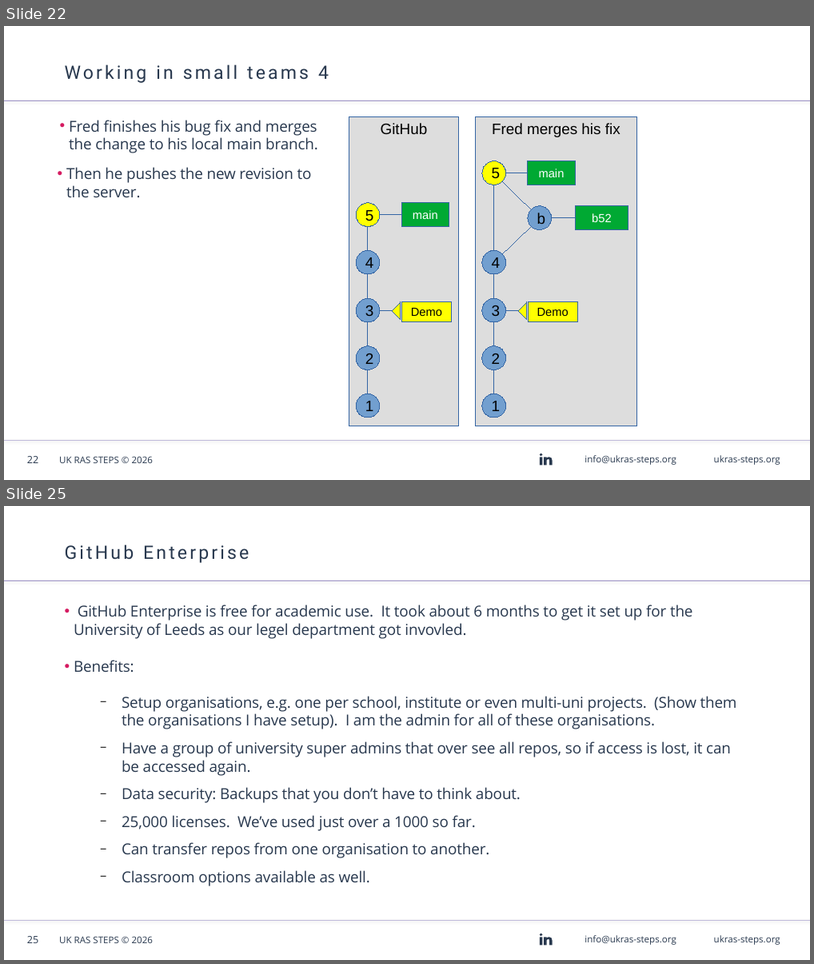
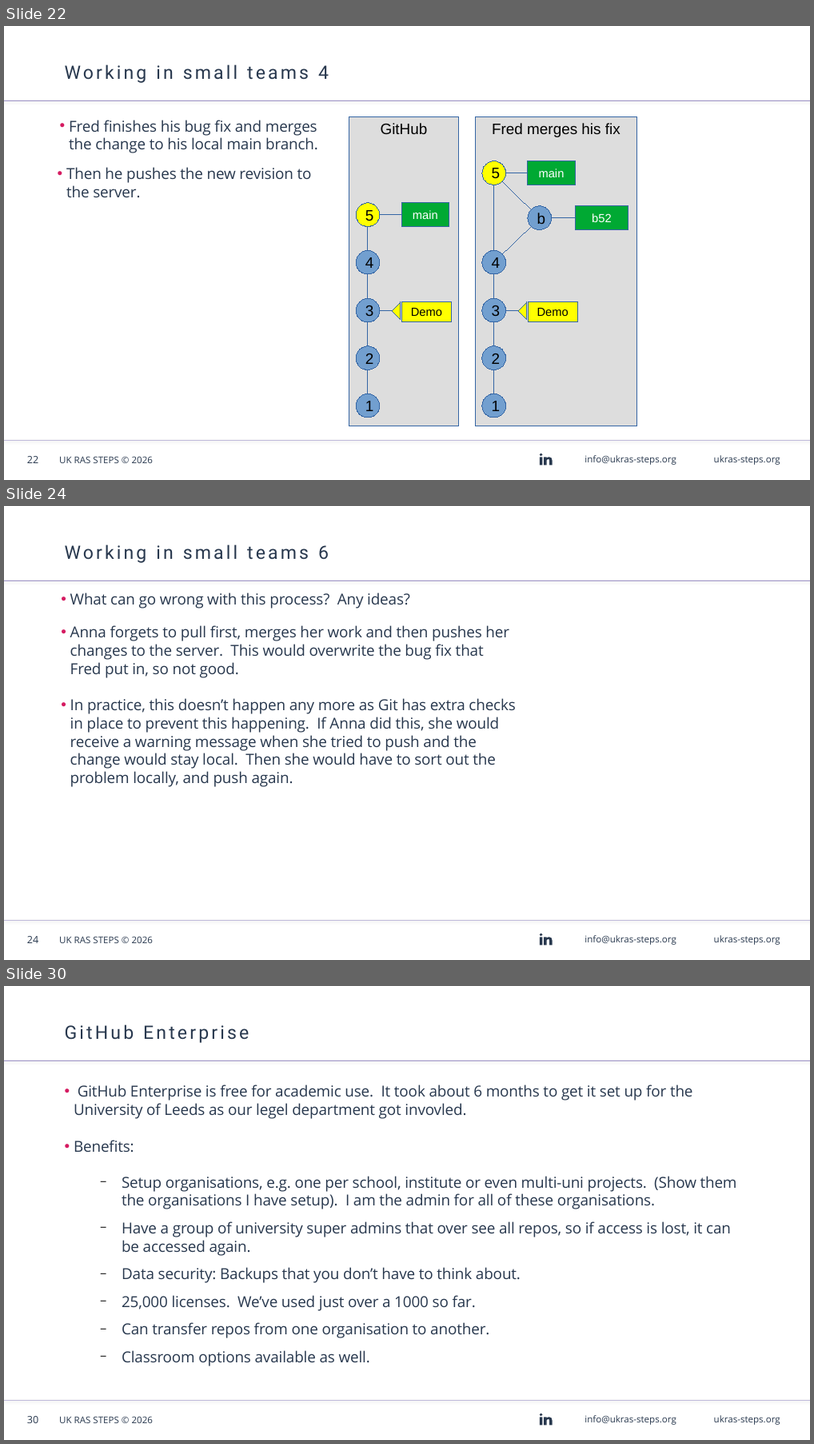
Before and after one commit to AndyBlightLeeds/git-github-workshop, a slide deck: diff-patch-demo/presentation/Git & GitHub Workshop - Linux.odp. Shown one above the other, each under a label of ours: slides 22 and 25 before the commit, slides 22, 24 and 30 after it; the slides between them are not shown. The pictures are 814x964 and 814x1444 pixels, drawn with LibreOffice and Linux fonts; fonts in the diff are those of the drawing; background and template pictures are left out. Boxes give left, top, right and bottom in pixels: in the first picture for what was removed or moved away, otherwise in the second. Text is boxed around its words. In the diff, an @@ line names an element or a change of style, - is before the commit and + after.

```diff
--- a/diff-patch-demo/presentation/Git & GitHub Workshop - Linux.odp
+++ b/diff-patch-demo/presentation/Git & GitHub Workshop - Linux.odp
@@ slide 24 added at (4, 506, 810, 960), background #FFFFFF; not listed: 7 template elements that a slide beside it also shows @@
@@ title added at (65, 544, 329, 563), 22 pt, text #28384E @@
+Working in small teams 6
@@ text added at (70, 592, 410, 608), 18 pt, text #28384E @@
+• What can go wrong with this process? Any ideas?
@@ text added at (70, 625, 515, 787), 18 pt, text #28384E @@
+• Anna forgets to pull first, merges her work and then pushes her changes to the server. This would overwrite the bug fix that Fred put in, so not good.
+• In practice, this doesn’t happen any more as Git has extra checks in place to prevent this happening. If Anna did this, she would receive a warning message when she tried to push and the change would stay local. Then she would have to sort out the problem locally, and push again.
@@ what was slide 25 is now slide 30 @@
@@ page number at (27, 1416, 38, 1423): text changed @@
-25
+30
```
Also in this commit, not shown: 2 slides changed, 4 other slides added.
